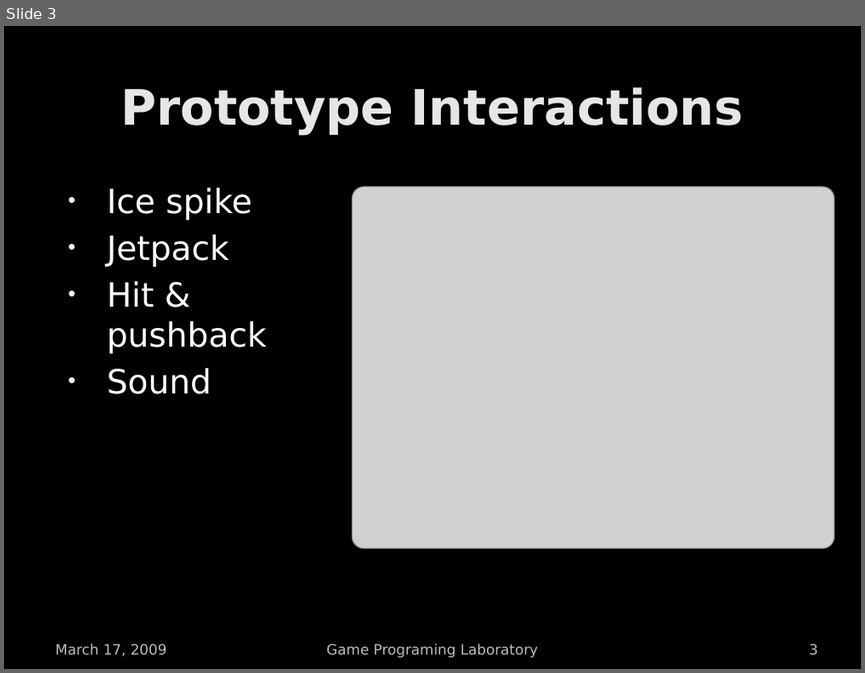
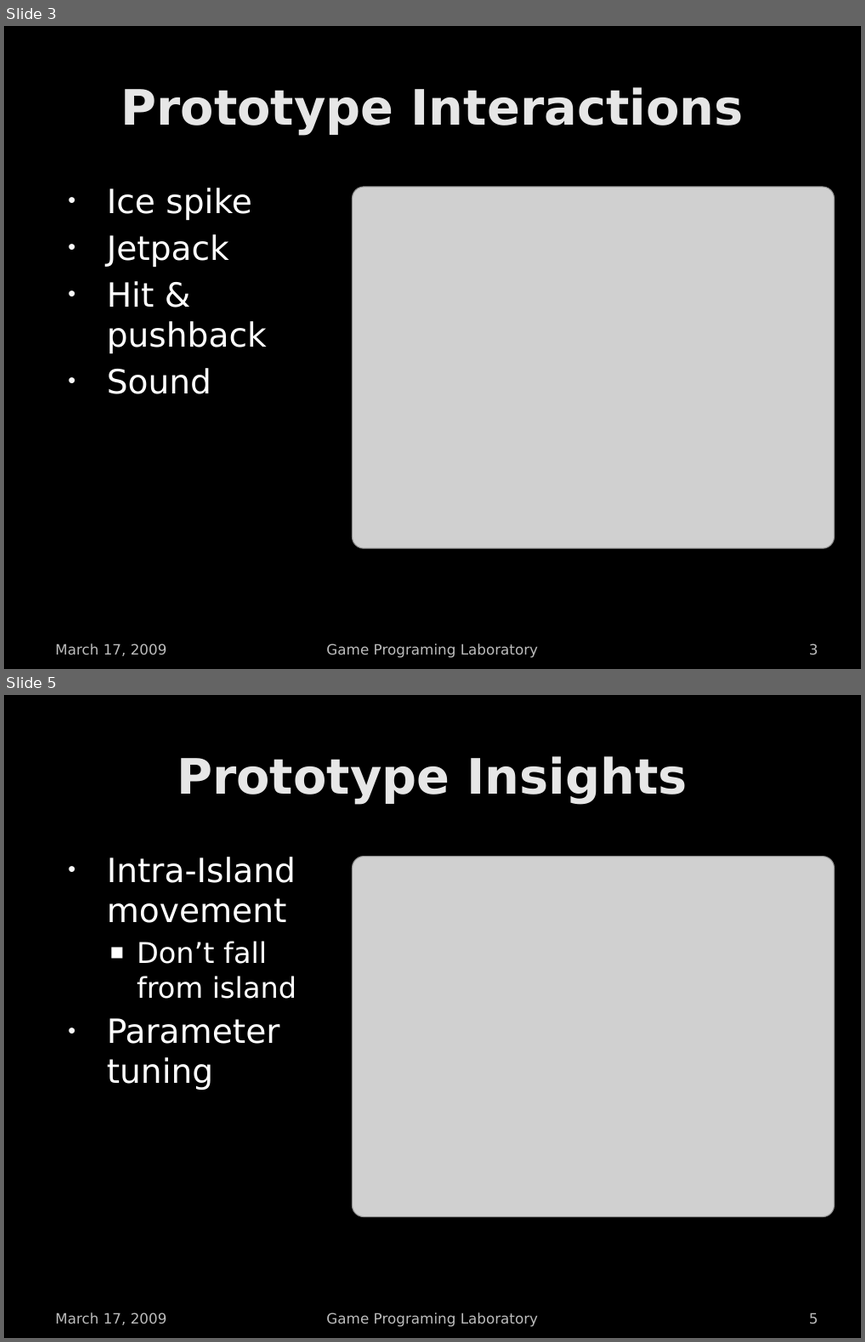
Before and after one commit to cfo82/Magmageddon, a slide deck: documentation/prototype presentation.pptx. Shown one above the other, each under a label of ours: slide 3 before the commit, slides 3 and 5 after it; the slides between them are not shown. The pictures are 865x673 and 865x1342 pixels, drawn with LibreOffice and Linux fonts; fonts in the diff are those of the drawing; grey boxes stand for pictures; background and template pictures are left out. Boxes give left, top, right and bottom in pixels: in the first picture for what was removed or moved away, otherwise in the second. Text is boxed around its words. In the diff, an @@ line names an element or a change of style, - is before the commit and + after.

```diff
--- a/documentation/prototype presentation.pptx
+++ b/documentation/prototype presentation.pptx
@@ slide 5 added at [4, 695, 861, 1338], background picture (left out) @@
@@ title added at [177, 756, 687, 804], 41 pt, text gradient #E7E7E7 to #E3E3E3, bold @@
+Prototype Insights
@@ text added at [107, 857, 296, 1089], 28 pt, text #FFFFFF @@
+• Intra-Island movement
+  ■ Don’t fall from island
+• Parameter tuning
@@ picture added at [352, 857, 834, 1217] @@
@@ text added at [55, 1312, 167, 1325], 12 pt, text #BDBDBD @@
+March 17, 2009
@@ text added at [326, 1312, 538, 1327], 12 pt, text #BDBDBD @@
+Game Programing Laboratory
@@ page number added at [809, 1312, 818, 1323], 12 pt, text #BDBDBD @@
+5
```
Also in this commit, not shown: 1 slide changed.
